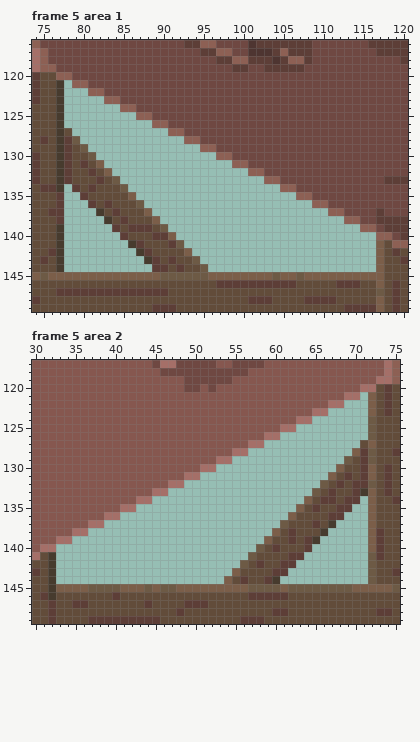
File history of a pixel-art file, assets/02_architecture/05_moulin/02_ext/Moulin_Batiment_Anim.aseprite. Above is the file before it was changed.
375x265 pixels, 9 frames. Colours within 5 levels of each other are drawn and written as one. Shown: frame 5 area 1: x 74..120, y 116..149; frame 5 area 2: x 30..75, y 117..149. The commit also changed other frames or places, which this record leaves out.
The same view after the edit:
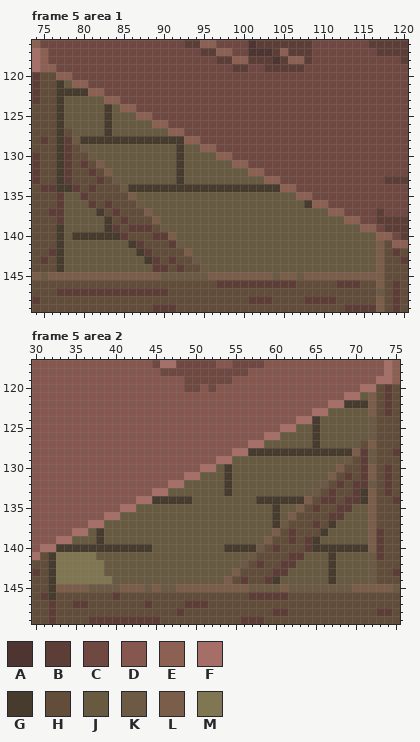
Palette (. is transparent): A #4e3531  B #5d3e37  C #6f4842  D #86574f  E #8d6054  F #a56f68  G #473b2e  H #624c3a  J #675a41  K #6d5a45  L #7b5e49  M #807651
Changes in this commit:
Frame 5 area 1, layer "batMilieu/boisMilieu":
y 121: x 78 . -> J
y 122: x 78..80 ... -> GGG
y 123: x 78..82 ..... -> JJJJJ
y 124: x 78..84 ....... -> JJJJJGJ
y 125: x 78..86 ......... -> JJJJJGJJJ
y 126: x 78..88 ........... -> JJJJJGJJJJJ
y 127: x 79..90 ............ -> JJJJGJJJJJJJ
y 128: x 80..92 ............. -> GGGGGGGGGGGGG
y 129: x 81..94 .............. -> JJJJJJJJJJJGJJ
y 130: x 82..96 ............... -> JJJJJJJJJJGJJJJ
y 131: x 83..98 ................ -> JJJJJJJJJGJJJJJJ
y 132: x 84..100 ................. -> JJJJJJJJGJJJJJJJJ
y 133: x 85..102 .................. -> JJJJJJJGJJJJJJJJJJ
y 134: x 78 . -> G; x 86..104 ................... -> GGGGGGGGGGGGGGGGGGG
y 135: x 78..79 .. -> JJ; x 87..106 .................... -> JJJJJJJJJJJJJJJJJJJJ
y 136: x 78..80 ... -> JJJ; x 88..108 ..................... -> JJJJJJJJJJJJJJJJJJJJG
y 137: x 78..81 .... -> JJJJ; x 89..110 ...................... -> JJJJJJJJJJJJJJJJJJJJJJ
y 138: x 78..82 ..... -> JJJJJ; x 90..112 ....................... -> JJJJJJJJJJJJJJJJJJJJJJJ
y 139: x 78..83 ...... -> JJJJJG; x 91..114 ........................ -> JJJJJJJJJJJJJJJJJJJJJJJJ
y 140: x 78..84 ....... -> JGGGGGG; x 92..116 ......................... -> JJJJJJJJJJJJJJJJJJJJJJJJJ
y 141: x 78..85 ........ -> JJJJJJJJ; x 93..116 ........................ -> JJJJJJJJJJJJJJJJJJJJJJJJ
y 142: x 78..86 ......... -> JJJJJJJJJ; x 94..116 ....................... -> JJJJJJJJJJJJJJJJJJJJJJJ
y 143: x 78..87 .......... -> JJJJJJJJJJ; x 95..116 ...................... -> JJJJJJJJJJJJJJJJJJJJJJ
y 144: x 78..88 ........... -> JJJJJJJJJJJ; x 96..116 ..................... -> JJJJJJJJJJJJJJJJJJJJJ
Frame 5 area 2, layer "batMilieu/boisMilieu":
y 121: x 71 . -> J
y 122: x 69..71 ... -> GGG
y 123: x 67..71 ..... -> JJJJJ
y 124: x 65..71 ....... -> GJJJJJJ
y 125: x 63..71 ......... -> JJGJJJJJJ
y 126: x 61..71 ........... -> JJJJGJJJJJJ
y 127: x 59..70 ............ -> JJJJJJGJJJJJ
y 128: x 57..69 ............. -> GGGGGGGGGGGGG
y 129: x 55..68 .............. -> JJJJJJJJJJJJJJ
y 130: x 53..67 ............... -> JGJJJJJJJJJJJJJ
y 131: x 51..66 ................ -> JJJGJJJJJJJJJJJJ
y 132: x 49..65 ................. -> JJJJJGJJJJJJJJJJJ
y 133: x 47..64 .................. -> JJJJJJJGJJJJJJJJJJ
y 134: x 45..63 ................... -> GGGGGJJJJJJJJGGGGGG; x 71 . -> G
y 135: x 43..62 .................... -> JJJJJJJJJJJJJJJJJGJJ; x 70..71 .. -> JJ
y 136: x 41..61 ..................... -> JJJJJJJJJJJJJJJJJJJGJ; x 69..71 ... -> JJJ
y 137: x 39..60 ...................... -> JJJJJJJJJJJJJJJJJJJJJG; x 68..71 .... -> JJJJ
y 138: x 37..59 ....................... -> JGJJJJJJJJJJJJJJJJJJJJJ; x 67..71 ..... -> JJJJJ
y 139: x 35..58 ........................ -> JJJGJJJJJJJJJJJJJJJJJJJJ; x 66..71 ...... -> JJJJJJ
y 140: x 33..57 ......................... -> GGGGGGGGGGGGJJJJJJJJJGGGG; x 65..71 ....... -> GGGGGGG
y 141: x 33..56 ........................ -> MMMMMJJJJJJJJJJJJJJJJJJJ; x 64..71 ........ -> JJJGJJJJ
y 142: x 33..55 ....................... -> MMMMMMJJJJJJJJJJJJJJJJJ; x 63..71 ......... -> JJJJGJJJJ
y 143: x 33..54 ...................... -> MMMMMMJJJJJJJJJJJJJJJJ; x 62..71 .......... -> JJJJJGJJJJ
y 144: x 33..53 ..................... -> MMMMMMMJJJJJJJJJJJJJJ; x 61..71 ........... -> JJJJJJGJJJJ
Pixel boxes of the changes (left, top, right, bottom) in both pictures:
added: (64, 80, 376, 272)
added: (56, 392, 368, 584)
